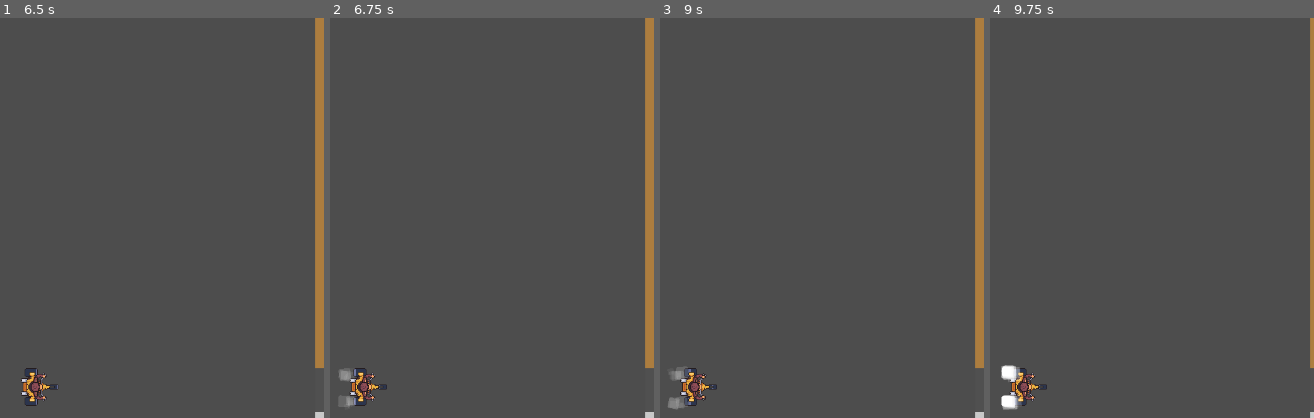
Above: before the commit, frames 1-4 (left to right).
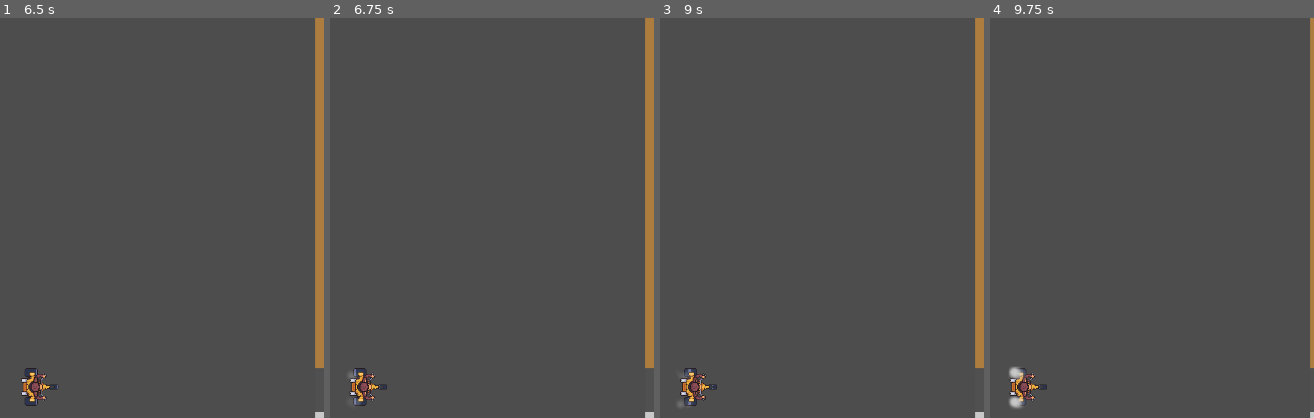
Above: after the commit, the same moments.

Repository: freesstylers/GoofyAhhCar
Game: Godot game, scene res://Assets/Scenes/Maps/PruebaMapas.tscn
Same seed, same stepped clock (60 frames per second), same inputs: the game is played once before the commit and once after it. The project has no main scene, so this scene is started directly.
Inputs (mouse positions are % of the whole screen's width and height, from its top left):
- Up to frame 1 (6.5 s): click (14, 21) at 0.5 s; click (16, 21) at 1.25 s; click (14, 23) at 2 s; click (16, 23) at 2.75 s; click (14, 25) at 3.5 s; click (16, 25) at 4.25 s; move the mouse to (65, 45) at 5.02 s; hold Right (right) 5.03-5.75 s; click (65, 45) at 5.17 s; tap Enter at 5.75 s; drag from (14, 55) to (32, 70) at 5.77 s
- Up to frame 2 (6.75 s): tap Space (Accelerate) at 6.5 s; move the mouse to (51, 28) at 6.52 s; hold Right (right) from 6.53 s (still down)
- Up to frame 3 (9 s): release Right (right) at 7.25 s; tap Enter at 7.25 s; drag from (32, 70) to (1, 35) at 7.27 s; move the mouse to (75, 65) at 8.02 s; hold Left (left) 8.03-8.75 s; tap Space (Accelerate) at 8.75 s; drag from (1, 35) to (20, 25) at 8.77 s
- Up to frame 4 (9.75 s): tap Enter at 9.5 s; move the mouse to (45, 50) at 9.52 s; hold Down (back) from 9.53 s (still down); click (45, 50) at 9.67 s
The pictures show only the part of the screen within x 32-82%, y 4-54%; the shares and areas given below are measured in that part.

Frame 1 is identical in both runs. In frame 2, 0.2% of the frame differs, in the area x 2-10%, y 87-98%; in frame 3, 0.2%; in frame 4, 0.5%, in the area x 3-11%, y 86-98%.

Commit message:
Particulas drift

Diff:
--- a/clusy-cart/Assets/Scenes/Player.tscn
+++ b/clusy-cart/Assets/Scenes/Player.tscn
@@ -1,13 +1,13 @@
 [gd_scene load_steps=9 format=3 uid="uid://csms6l2yxn245"]
 
 [ext_resource type="Script" path="res://Assets/Scripts/Player/PlayerMovement.gd" id="1_a0fay"]
-[ext_resource type="Texture2D" uid="uid://dl4slsob4ep4c" path="res://Square.png" id="2_nndn3"]
 [ext_resource type="SpriteFrames" uid="uid://cy23rbgoxbhds" path="res://Assets/Animations/MonoTricicloMotorizado3000/PlayerAnimation.tres" id="2_ulsy8"]
 [ext_resource type="Script" path="res://Assets/Scripts/Player/PlayerVisualizer.gd" id="3_ppvnt"]
+[ext_resource type="Texture2D" uid="uid://oeouuoxlor4b" path="res://Assets/Sprites/DriftParticle.png" id="4_36bf4"]
 [ext_resource type="Script" path="res://Assets/Scripts/Player/PlayerInput.gd" id="4_am62n"]
 
-[sub_resource type="RectangleShape2D" id="RectangleShape2D_igi41"]
-size = Vector2(44, 34)
+[sub_resource type="RectangleShape2D" id="RectangleShape2D_fmsee"]
+size = Vector2(60, 26)
 
 [sub_resource type="Curve" id="Curve_m3yul"]
 _data = [Vector2(0, 1), 0.0, 0.0, 0, 0, Vector2(1, 0), -4.52685, 0.0, 0, 0]
@@ -21,7 +21,8 @@
 script = ExtResource("1_a0fay")
 
 [node name="CollisionShape2D" type="CollisionShape2D" parent="."]
-shape = SubResource("RectangleShape2D_igi41")
+position = Vector2(-1, -1)
+shape = SubResource("RectangleShape2D_fmsee")
 
 [node name="PlayerVisualizer" type="AnimatedSprite2D" parent="."]
 rotation = 1.5708
@@ -33,13 +34,12 @@
 [node name="BlinkTimer" type="Timer" parent="PlayerVisualizer"]
 
 [node name="LeftDrigtingParticles" type="CPUParticles2D" parent="PlayerVisualizer"]
-position = Vector2(-25, 35)
+position = Vector2(-23.9999, 23.9999)
 rotation = -6.28319
-scale = Vector2(1, 1)
 emitting = false
 amount = 20
 lifetime = 0.25
-texture = ExtResource("2_nndn3")
+texture = ExtResource("4_36bf4")
 spread = 90.0
 gravity = Vector2(0, 0)
 initial_velocity_min = 25.0
@@ -52,12 +52,11 @@
 color_ramp = SubResource("Gradient_b6too")
 
 [node name="RightDriftingParticles" type="CPUParticles2D" parent="PlayerVisualizer"]
-position = Vector2(22, 35)
-scale = Vector2(1, 1)
+position = Vector2(23.0001, 23.9999)
 emitting = false
 amount = 20
 lifetime = 0.25
-texture = ExtResource("2_nndn3")
+texture = ExtResource("4_36bf4")
 spread = 90.0
 gravity = Vector2(0, 0)
 initial_velocity_min = 25.0
Binary file added: clusy-cart/Assets/Sprites/DriftParticle.png
Not shown, added: clusy-cart/Assets/Sprites/DriftParticle.png.import
